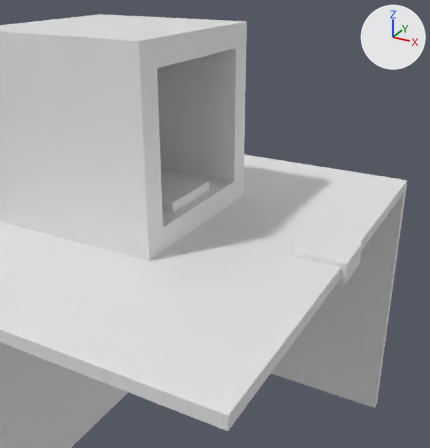
What one commit did to the Blender file 3d-printer-roboclaw/3d-printer-roboclaw.blend.
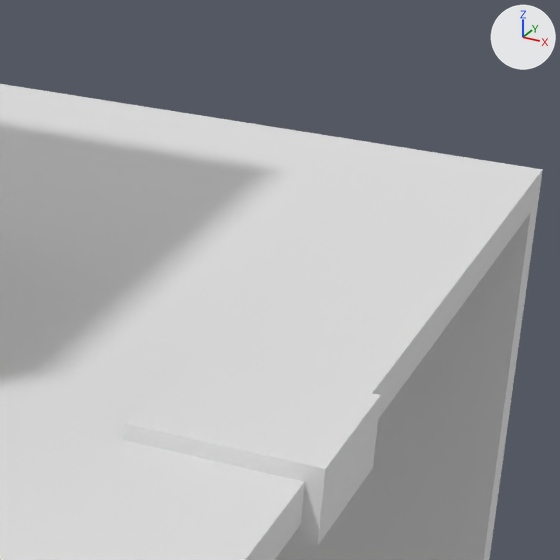
There are two pictures of each version: one from a camera (50 mm lens) standing at (993.0, -520.0, 1242.0) and looking at (488.0, 396.0, 783.0), one close up on the part from 60% to 96% of the width and 30% to 65% of the height. The axes (+X, +Y, +Z) are drawn at upper right. The lights are the same throughout.

Names of what the first close-up shows: 'desk', 'table-mount'.
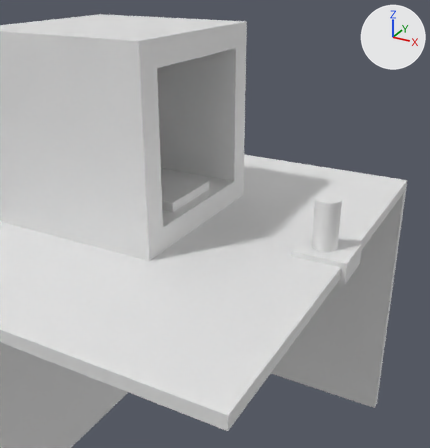
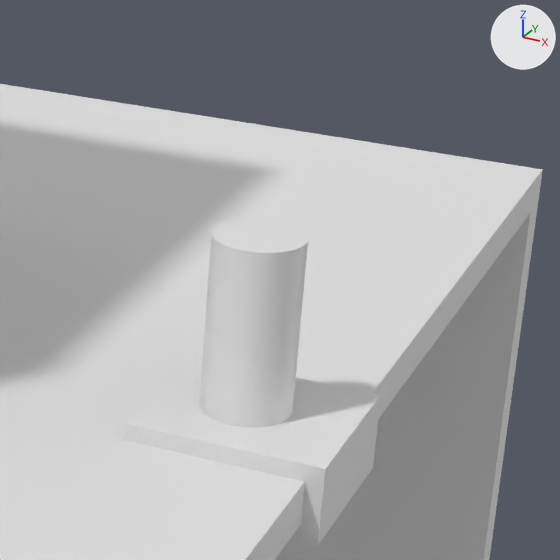
Commit message: add base

Where the change shows, as pixel boxes [x1, y1, x2, y2] in the close-ups (560 x 560 px):
'base', added
    after: [199, 218, 308, 427]

What the commit changed:
Mesh me_cylinder is new.
It is a 100-sided cylinder along z spanning x 0.0..100.0, y 0.0..100.0, z 0.0..100.0.
Object 'base' (ob_base) is new; it shows me_cylinder.
Its location is (650.0, 475.0, 735.0).
Its scale is (0.5, 0.5, 1.0).
